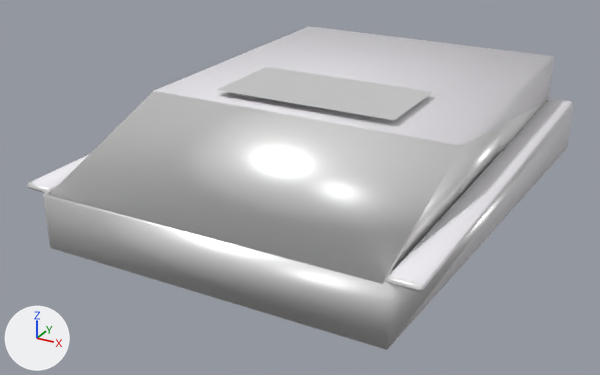
The glTF model prototype/assets/models/hulls/plate_scout_osterholm.glb: old version first, new version second.
One viewpoint serves both versions: a 50 mm lens placed at (3.3, -6.68, 2.78), pointed at (-0.2, -0.32, -0.4). The axes (+X, +Y, +Z) are drawn at lower left. The lights are the same throughout. The first picture is the older version. Vertices at exactly the same position are counted once.

In view in the first picture: 'plate_scout_osterholm'.
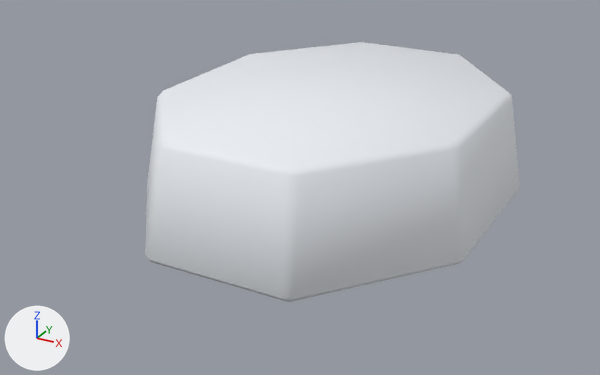
Pixel boxes (x1, y1, x2, y2) of what changed, in the pictures (600 x 375 px):
'plate_scout_osterholm', reshaped (31% narrower, 20% shorter): before (27, 26, 573, 350); after (145, 42, 520, 302)
part 1 of me_plate_scout_osterholm_mesh, rebuilt: before (43, 105, 573, 350); after (145, 42, 520, 302)
part 2 of me_plate_scout_osterholm_mesh, deleted: before (386, 99, 573, 292)
part 3 of me_plate_scout_osterholm_mesh, deleted: before (27, 155, 88, 193)
part 4 of me_plate_scout_osterholm_mesh, deleted: before (49, 26, 554, 284)
part 5 of me_plate_scout_osterholm_mesh, deleted: before (217, 67, 432, 120)

What the commit changed:
me_plate_scout_osterholm_mesh is used by ob_plate_scout_osterholm; location (0.0, 0.0, 0.0).
me_plate_scout_osterholm_mesh had 530 vertices, 1037 faces and spanned x -1.75..1.75, y -2.25..2.25, z -0.5..0.56.
me_plate_scout_osterholm_mesh now has 48 vertices, 92 faces and spans x -1.61..1.61, y -2.07..2.07, z -0.5..0.5.
me_plate_scout_osterholm_mesh part 1: the loose piece of 50 vertices spanning x -1.75..1.75, y -2.25..2.25, z -0.5..0.0 is rebuilt with 48 vertices and now spans x -1.61..1.61, y -2.07..2.07, z -0.5..0.5, in mat_plate_scout_osterholm_structural_mat (white #edf1f6).
me_plate_scout_osterholm_mesh part 2: the loose piece of 216 vertices spanning x 1.49..1.75, y -2.23..2.23, z -0.01..0.05 is deleted.
me_plate_scout_osterholm_mesh part 3: the loose piece of 216 vertices spanning x -1.75..-1.49, y -2.23..2.23, z -0.01..0.05 is deleted.
me_plate_scout_osterholm_mesh part 4: the loose piece of 44 vertices spanning x -1.49..1.49, y -2.24..2.25, z 0.0..0.5 is deleted.
me_plate_scout_osterholm_mesh part 5: the loose piece of 4 vertices spanning x -0.88..0.88, y -0.68..0.22, z 0.56 is deleted.
me_plate_scout_osterholm_mesh no longer uses material mat_plate_scout_osterholm_armor_mat (white #ffffff).
